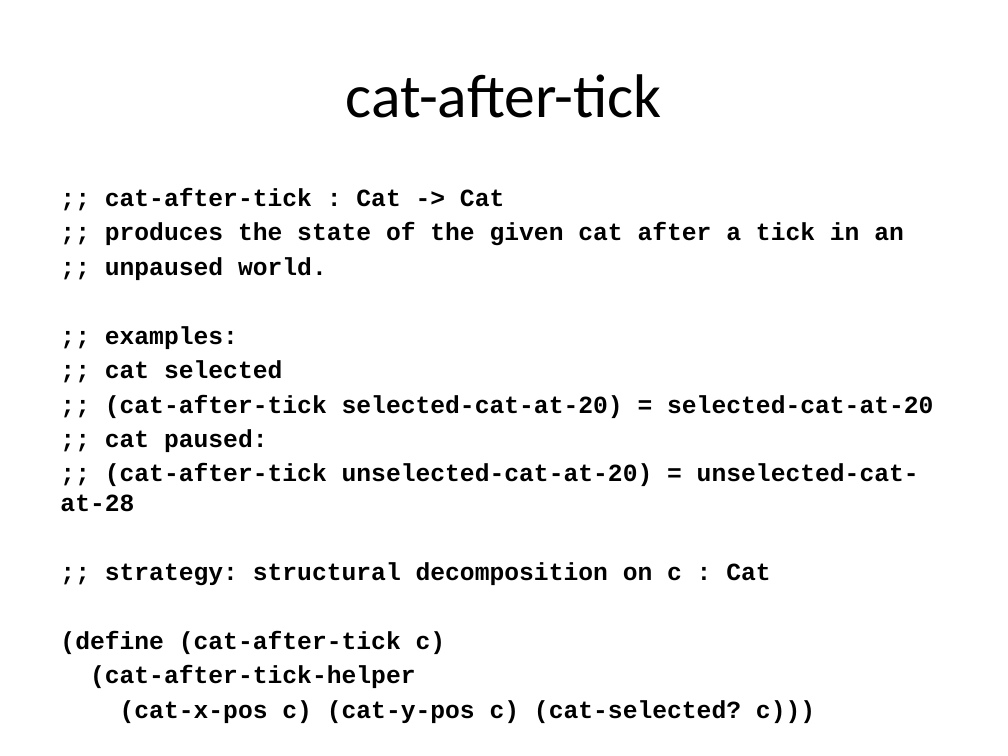
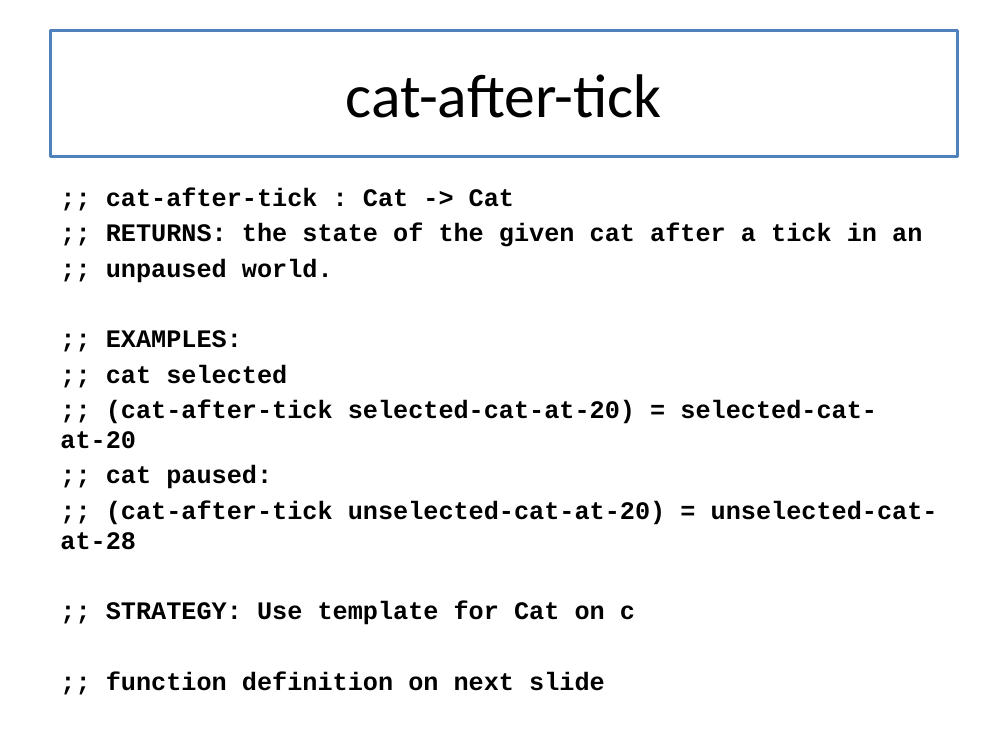
Before and after one commit to mwand/cs5010f16, a slide deck: slide 12 of Slides/Lesson 3.4 Two Draggable Cats.pptx. Drawn at 1008x756 pixels with LibreOffice and Linux fonts; fonts in the diff are those of the drawing. Boxes give left, top, right and bottom in pixels: in the first picture for what was removed or moved away, otherwise in the second. Text is boxed around its words. In the diff, an @@ line names an element or a change of style, - is before the commit and + after.

```diff
--- a/Slides/Lesson 3.4 Two Draggable Cats.pptx
+++ b/Slides/Lesson 3.4 Two Draggable Cats.pptx
@@ title "cat-after-tick": place and size @@
-title "cat-after-tick" at box(346, 74, 662, 118)
+title "cat-after-tick" at box(50, 30, 958, 156)
@@ title "cat-after-tick" at box(50, 30, 958, 156): fill none to #FFFFFF; outline none to #4F81BD 2.25 pt @@
@@ text at box(60, 188, 938, 550): size 17.6 to 18 pt in ";; cat-after-tick : Cat -> Cat", ";; unpaused world.", ";; cat selected", ";; (cat-after-tick selected-cat-at-20) = selected-cat-at-20" and 2 more places @@
@@ text at box(106, 223, 922, 247): text changed; size 17.6 to 18 pt @@
-;; produces the state of the given cat after a tick in an
+;; RETURNS: the state of the given cat after a tick in an
@@ text at box(106, 330, 242, 348): text changed; size 17.6 to 18 pt @@
-;; examples:
+;; EXAMPLES:
@@ text at box(106, 601, 635, 625): text changed; size 17.6 to 18 pt @@
-;; strategy: structural decomposition on c : Cat
-(define (cat-after-tick c)
-(cat-after-tick-helper
-(cat-x-pos c) (cat-y-pos c) (cat-selected? c)))
+;; STRATEGY: Use template for Cat on c
+;; function definition on next slide
```
Also in this commit, not shown: 17 other slides changed, 11 other files.
